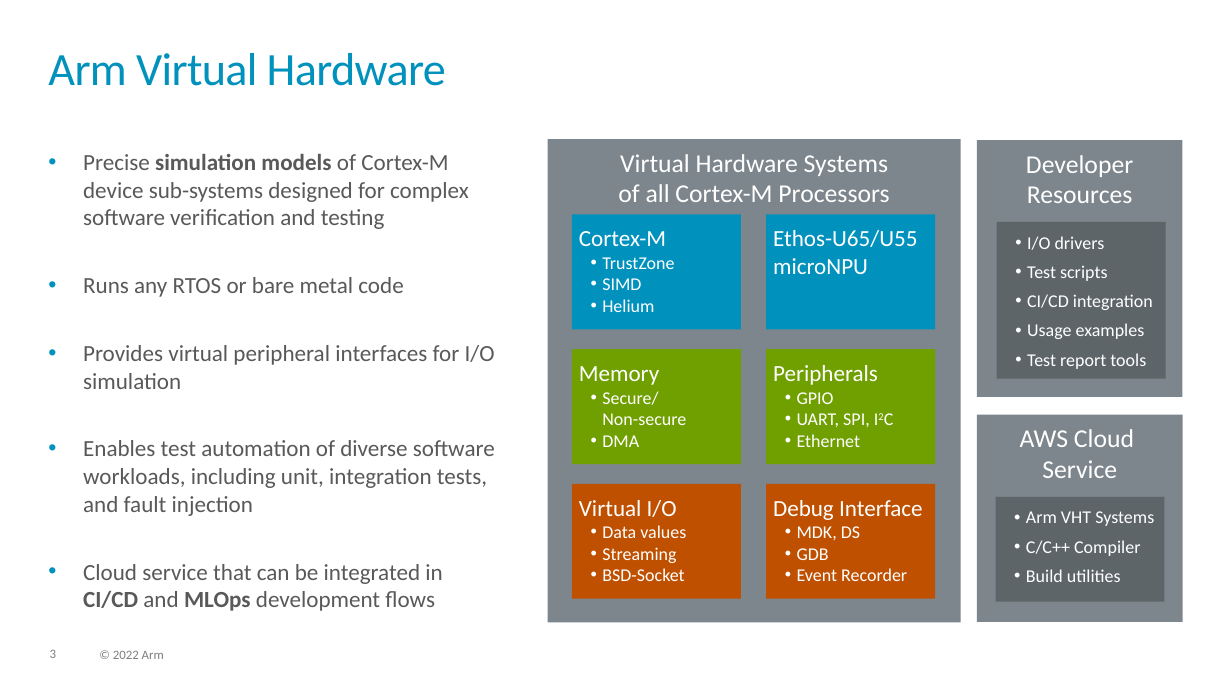
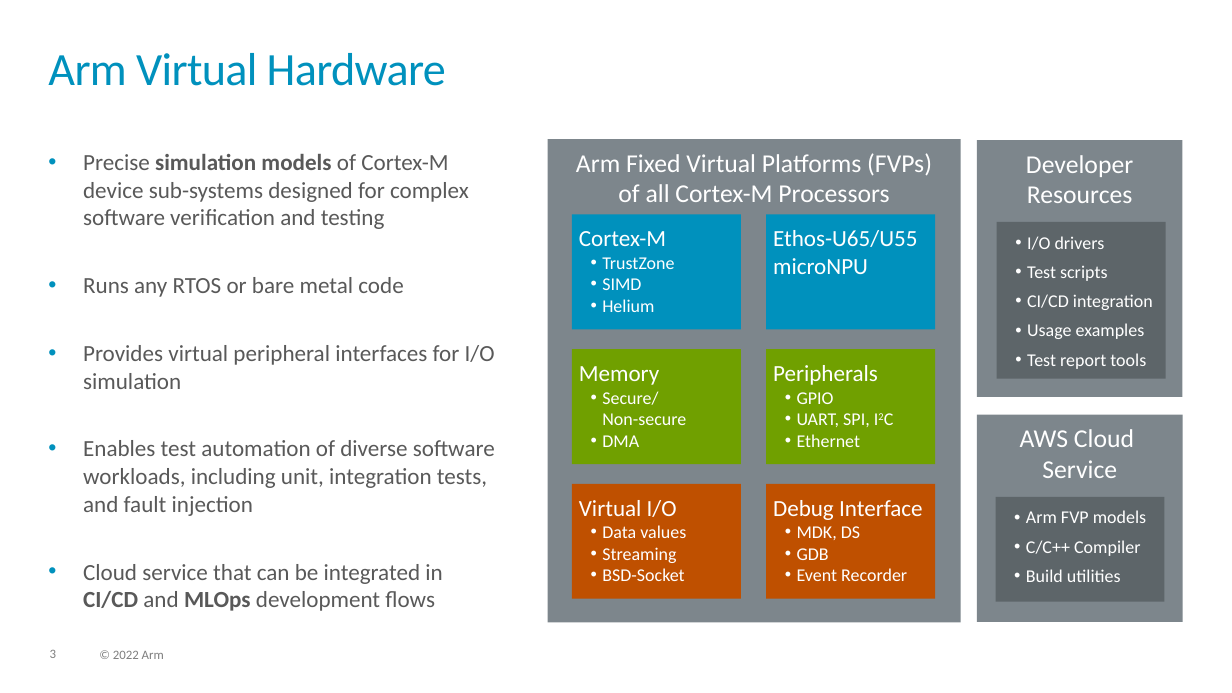
Before and after one commit to ARM-software/AVH, a slide deck: slide 3 of DoxyGen/overview/src/images/img_src.pptx. Drawn at 1232x693 pixels with LibreOffice and Linux fonts; fonts in the diff are those of the drawing; background and template pictures are left out. Boxes give left, top, right and bottom in pixels: in the first picture for what was removed or moved away, otherwise in the second. Text is boxed around its words. In the diff, an @@ line names an element or a change of style, - is before the commit and + after.

```diff
--- a/DoxyGen/overview/src/images/img_src.pptx
+++ b/DoxyGen/overview/src/images/img_src.pptx
@@ text in rectangle at bbox=[576, 153, 932, 176]: text changed @@
-Virtual Hardware Systems
+Arm Fixed Virtual Platforms (FVPs)
@@ text in rectangle at bbox=[1026, 510, 1146, 523]: text changed @@
-• Arm VHT Systems
+• Arm FVP models
```
Also in this commit, not shown: 6 other slides changed, 1 slide removed, 7 other files.
